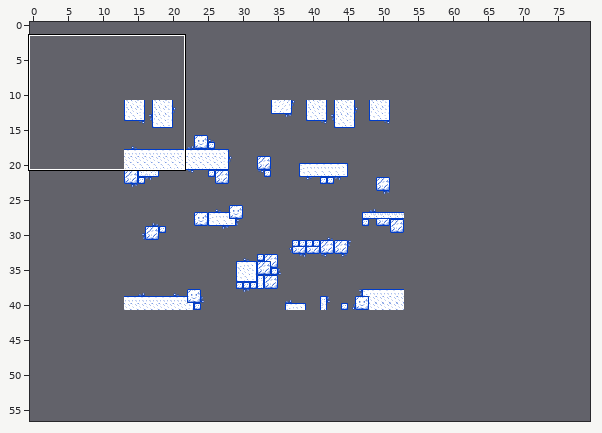
A Tiled map gets an edit: assets/maps/ice_clone.tmx. Above: a wide view before the commit, with the close-up outlined.
Close-up. Earlier state:
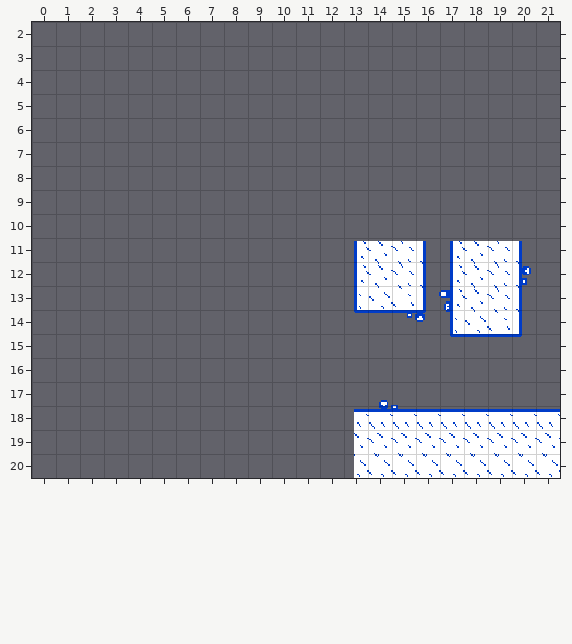
Cells are 16x16 px. Shown: x 0..21, y 2..20. The commit also changed other parts of the map, which this record leaves out. The old version is drawn lined up with the new one.
After the commit:
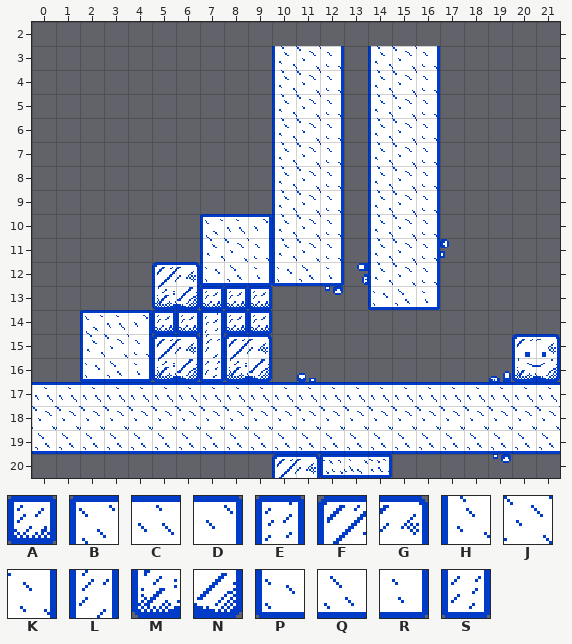
Key: from "tilemap_ice": A 0, B 4, C 5, D 6, E 7, F 10, G 11, H 12, J 13, K 14, L 15, M 18, N 19, P 20, Q 21, R 22, S 23.
_ is an empty cell, . an unchanged one.
Difference:
map size 40x30 -> 80x60 cells (old content now starts at 10,10; both pictures use the new coordinates)
layer "Tile Layer 1" offset 54,18 -> 0,0 px
--- layer "Tile Layer 1"
@@ x 0..16 @@
- 3 ..........___.___
- 4 ..........___.___
- 5 ..........___.___
- 6 ..........___.___
- 7 ..........___.___
- 8 ..........___.___
- 9 ..........___.___
-10 .......___.......
-11 .......___.......
-12 ....._____.......
-13 ....._____.......
-14 ..________.......
-15 ..________.......
-16 ..________.......
-17 __________.......
-18 __________.......
-19 __________.......
+ 3 ..........HJK.HJK
+ 4 ..........HJK.HJK
+ 5 ..........HJK.HJK
+ 6 ..........HJK.HJK
+ 7 ..........HJK.HJK
+ 8 ..........HJK.HJK
+ 9 ..........HJK.HJK
+10 .......BCD.......
+11 .......HJK.......
+12 .....FGPQR.......
+13 .....MNAAA.......
+14 ..BCDAAEAA.......
+15 ..HJKFGLFG.......
+16 ..PQRMNSMN.......
+17 CCCCCCCCCC.......
+18 JJJJJJJJJJ.......
+19 QQQQQQQQQQ.......
